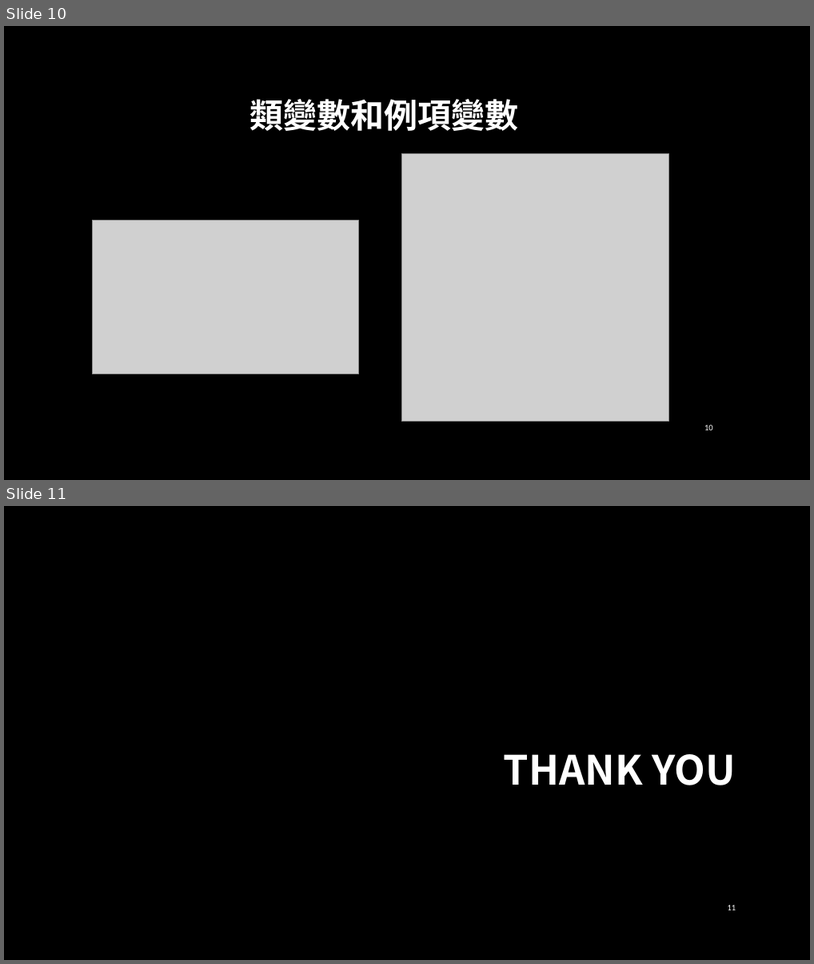
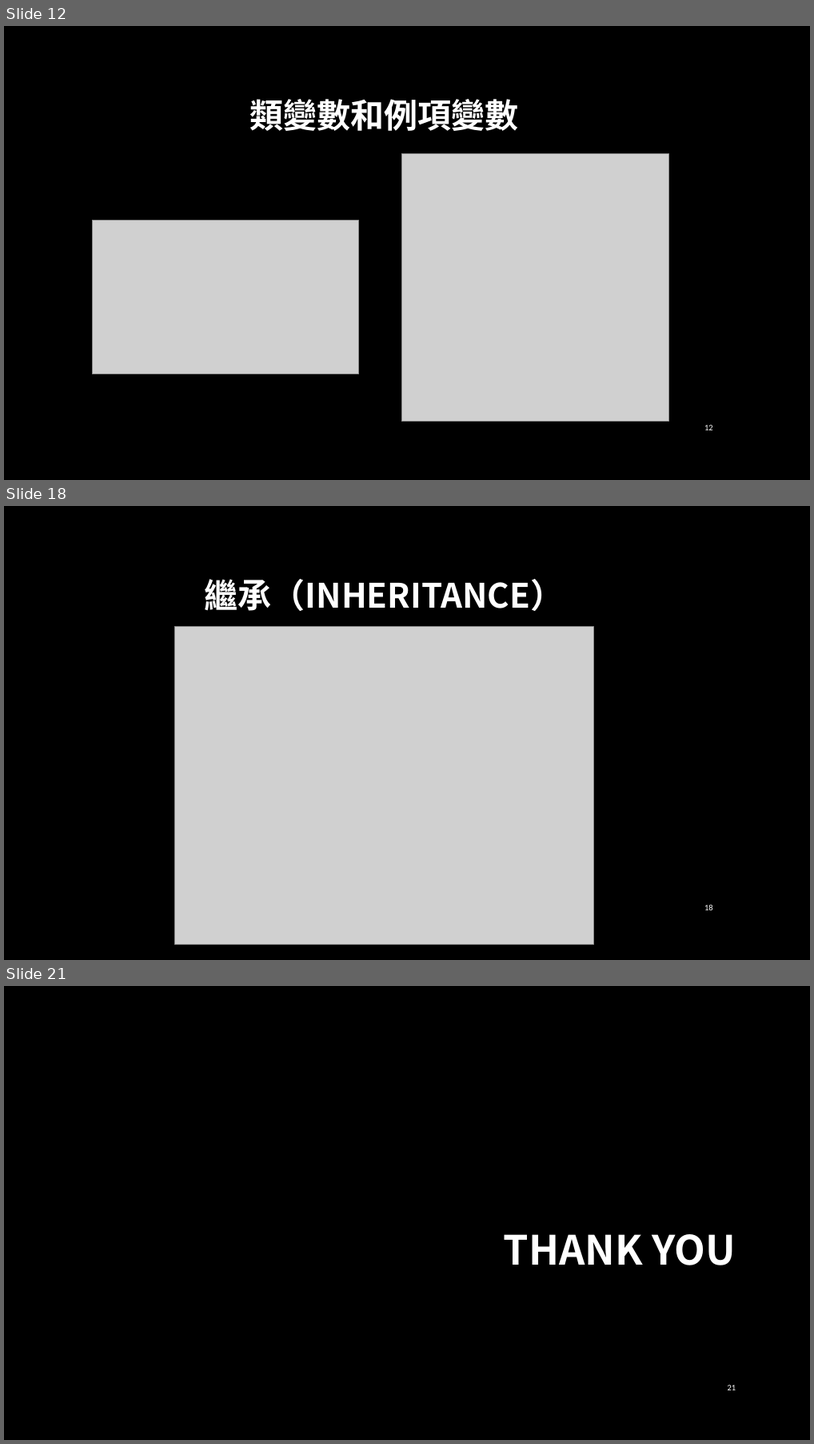
Before and after one commit to jiaweichang/biography, a slide deck: slides/10801/Python進階程式設計/[W2] OOP in Python.pptx. Shown one above the other, each under a label of ours: slides 10 and 11 before the commit, slides 12, 18 and 21 after it; the slides between them are not shown. The pictures are 814x964 and 814x1444 pixels, drawn with LibreOffice and Linux fonts; fonts in the diff are those of the drawing; grey boxes stand for pictures; background and template pictures are left out. Boxes give left, top, right and bottom in pixels: in the first picture for what was removed or moved away, otherwise in the second. Text is boxed around its words. In the diff, an @@ line names an element or a change of style, - is before the commit and + after.

```diff
--- a/slides/10801/Python進階程式設計/[W2] OOP in Python.pptx
+++ b/slides/10801/Python進階程式設計/[W2] OOP in Python.pptx
@@ slide 18 added at (4, 506, 810, 960), background picture (left out) @@
@@ title added at (205, 579, 564, 611), 40 pt, text #FFFFFF, bold @@
+繼承（INHERITANCE）
@@ picture added at (175, 627, 594, 944) @@
@@ page number added at (705, 904, 714, 910), 10 pt, text #FFFFFF @@
+18
@@ what was slide 10 is now slide 12 @@
@@ page number at (705, 424, 714, 430): text changed @@
-10
+12
@@ what was slide 11 is now slide 21 @@
@@ page number at (728, 1384, 737, 1390): text changed @@
-11
+21
```
Also in this commit, not shown: 9 other slides added.
